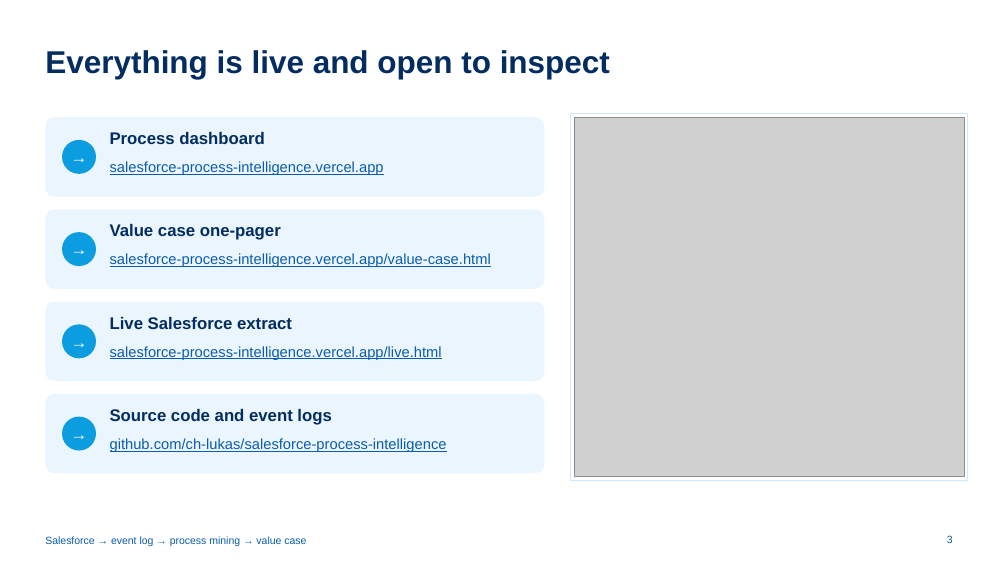
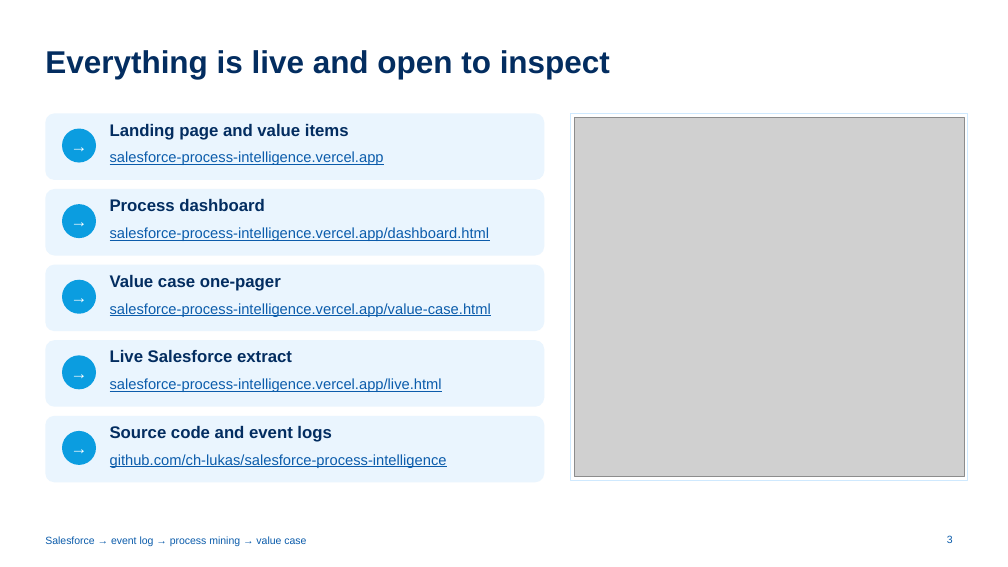
Before and after one commit to ch-lukas/salesforce-process-intelligence, a slide deck: slide 3 of deck/salesforce-process-intelligence-tech-setup.pptx. Drawn at 1008x567 pixels with LibreOffice and Linux fonts; fonts in the diff are those of the drawing; grey boxes stand for pictures. Boxes give left, top, right and bottom in pixels: in the first picture for what was removed or moved away, otherwise in the second. Text is boxed around its words. In the diff, an @@ line names an element or a change of style, - is before the commit and + after.

```diff
--- a/deck/salesforce-process-intelligence-tech-setup.pptx
+++ b/deck/salesforce-process-intelligence-tech-setup.pptx
@@ rounded rectangle resized from (x1=45, y1=117, x2=544, y2=197) to (x1=45, y1=113, x2=544, y2=180) @@
@@ 2 texts, 1 ellipse moved together from (x1=62, y1=140, x2=384, y2=175) to (x1=62, y1=129, x2=384, y2=165) @@
@@ text added at (x1=110, y1=124, x2=349, y2=140), 16 pt, text #032D60, bold @@
+Landing page and value items
@@ rounded rectangle resized from (x1=45, y1=209, x2=544, y2=289) to (x1=45, y1=189, x2=544, y2=256) @@
@@ ellipse moved from (x1=62, y1=232, x2=96, y2=266) to (x1=62, y1=204, x2=96, y2=238) @@
@@ text "→" moved from (x1=62, y1=232, x2=96, y2=266) to (x1=62, y1=204, x2=96, y2=238) @@
@@ text "Process dashboard" moved from (x1=110, y1=132, x2=265, y2=144) to (x1=110, y1=199, x2=265, y2=211) @@
@@ text added at (x1=110, y1=227, x2=490, y2=241), 14 pt, text #0B5CAB, underline @@
+salesforce-process-intelligence.vercel.app/dashboard.html
@@ rounded rectangle added at (x1=45, y1=265, x2=544, y2=331), fill #EAF5FE @@
@@ ellipse added at (x1=62, y1=280, x2=96, y2=314), fill #0B9DE0 @@
@@ text added at (x1=62, y1=280, x2=96, y2=314), 16 pt, text #FFFFFF, bold @@
+→
@@ text "salesforce-process-intelligence.vercel.app/value-case.html" moved from (x1=110, y1=253, x2=491, y2=267) to (x1=110, y1=303, x2=491, y2=317) @@
@@ text "Value case one-pager" moved from (x1=110, y1=224, x2=281, y2=240) to (x1=110, y1=275, x2=281, y2=291) @@
@@ proportions changed in 4 elements at (x1=45, y1=113, x2=544, y2=180), (x1=45, y1=416, x2=544, y2=482), (x1=45, y1=189, x2=544, y2=256), (x1=45, y1=340, x2=544, y2=407) @@
@@ rounded rectangle resized from (x1=45, y1=302, x2=544, y2=381) to (x1=45, y1=340, x2=544, y2=407) @@
@@ 2 texts, 1 ellipse moved together from (x1=62, y1=324, x2=442, y2=360) to (x1=62, y1=355, x2=442, y2=392) @@
@@ text "Live Salesforce extract" moved from (x1=110, y1=317, x2=292, y2=329) to (x1=110, y1=350, x2=292, y2=362) @@
@@ rounded rectangle resized from (x1=45, y1=394, x2=544, y2=473) to (x1=45, y1=416, x2=544, y2=482) @@
@@ 2 texts, 1 ellipse moved together from (x1=62, y1=409, x2=331, y2=451) to (x1=62, y1=426, x2=331, y2=465) @@
@@ text "github.com/ch-lukas/salesforce-process-intelligence" moved from (x1=110, y1=438, x2=447, y2=452) to (x1=110, y1=454, x2=447, y2=468) @@
```
Also in this commit, not shown: 18 other files.
